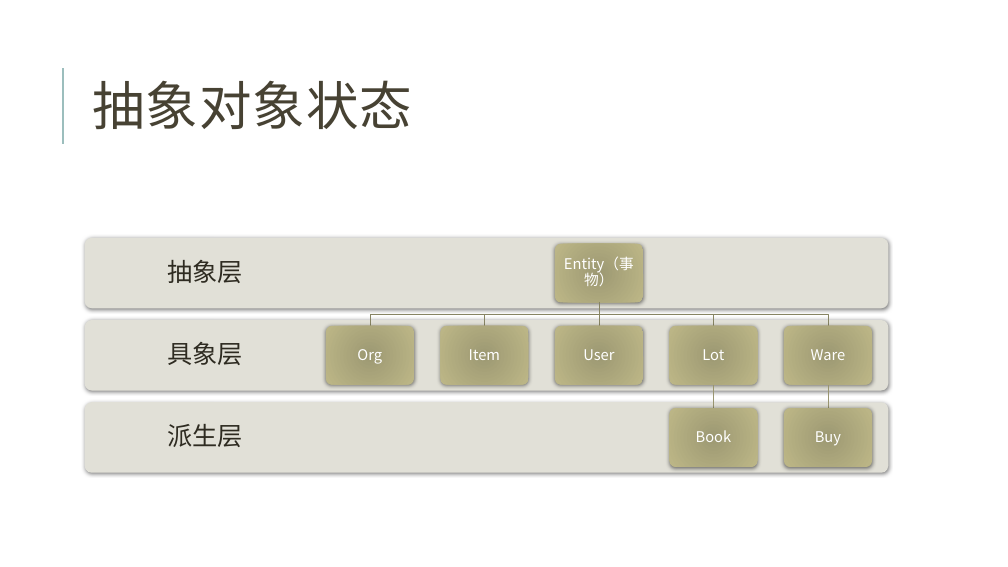
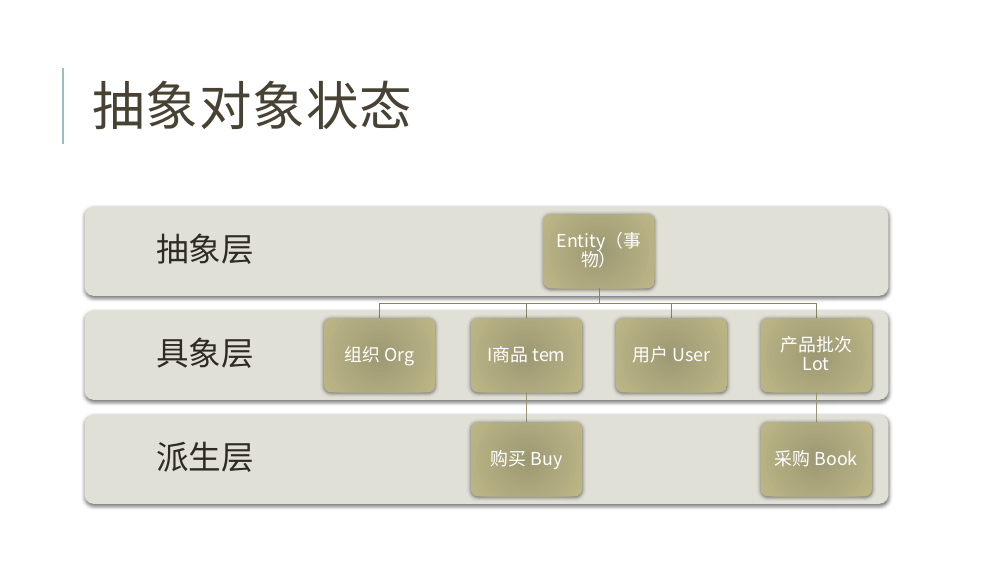
Before and after one commit to jzgi/chainsmart, a slide deck: slide 23 of Docs/品链供销平台.pptx. Drawn at 1008x567 pixels with LibreOffice and Linux fonts; fonts in the diff are those of the drawing. Boxes give left, top, right and bottom in pixels: in the first picture for what was removed or moved away, otherwise in the second. Text is boxed around its words. In the diff, an @@ line names an element or a change of style, - is before the commit and + after.

```diff
--- a/Docs/品链供销平台.pptx
+++ b/Docs/品链供销平台.pptx
@@ size 24 to 31 pt; more space between paragraphs in 3 elements at (x1=156, y1=337, x2=254, y2=368), (x1=156, y1=441, x2=254, y2=472), (x1=156, y1=233, x2=254, y2=264) @@
@@ text "抽象层" moved from (x1=167, y1=260, x2=243, y2=283) to (x1=156, y1=233, x2=254, y2=264) @@
@@ rounded rectangle resized from (x1=85, y1=238, x2=889, y2=309) to (x1=85, y1=206, x2=889, y2=296) @@
@@ rounded rectangle resized from (x1=555, y1=243, x2=644, y2=302) to (x1=544, y1=214, x2=655, y2=288) @@
@@ text "Entity（事物）" moved from (x1=564, y1=256, x2=634, y2=286) to (x1=556, y1=232, x2=641, y2=268) @@
@@ text "Entity（事物）" at (x1=556, y1=232, x2=641, y2=268): size 14 to 17 pt; more space between paragraphs @@
@@ freeform shape resized from (x1=370, y1=302, x2=599, y2=326) to (x1=380, y1=289, x2=599, y2=318) @@
@@ freeform shape resized from (x1=485, y1=302, x2=599, y2=326) to (x1=526, y1=289, x2=599, y2=318) @@
@@ freeform shape resized from (x1=599, y1=302, x2=828, y2=326) to (x1=599, y1=289, x2=816, y2=318) @@
@@ freeform shape resized from (x1=599, y1=302, x2=713, y2=326) to (x1=599, y1=289, x2=671, y2=318) @@
@@ text "具象层" moved from (x1=167, y1=342, x2=243, y2=365) to (x1=156, y1=337, x2=254, y2=368) @@
@@ rounded rectangle resized from (x1=85, y1=320, x2=889, y2=390) to (x1=85, y1=311, x2=889, y2=400) @@
@@ rounded rectangle resized from (x1=326, y1=326, x2=414, y2=385) to (x1=324, y1=318, x2=436, y2=392) @@
@@ rounded rectangle resized from (x1=441, y1=326, x2=529, y2=385) to (x1=471, y1=318, x2=582, y2=392) @@
@@ rounded rectangle resized from (x1=670, y1=326, x2=758, y2=385) to (x1=616, y1=318, x2=727, y2=392) @@
@@ rounded rectangle resized from (x1=784, y1=326, x2=873, y2=385) to (x1=761, y1=318, x2=872, y2=392) @@
@@ text at (x1=345, y1=346, x2=415, y2=366): text changed; size 14 to 17 pt @@
-Org
+组织 Org
@@ text added at (x1=488, y1=346, x2=566, y2=363), 17 pt, text #FFFFFF @@
+I商品 tem
@@ text at (x1=632, y1=346, x2=710, y2=362): text changed; size 14 to 17 pt @@
-User
+用户 User
@@ text added at (x1=780, y1=336, x2=851, y2=370), 17 pt, text #FFFFFF @@
+产品批次 Lot
@@ text "派生层" moved from (x1=167, y1=424, x2=243, y2=447) to (x1=156, y1=441, x2=254, y2=472) @@
@@ rounded rectangle resized from (x1=85, y1=402, x2=889, y2=473) to (x1=85, y1=415, x2=889, y2=504) @@
@@ freeform shape resized from (x1=710, y1=385, x2=718, y2=408) to (x1=523, y1=392, x2=530, y2=422) @@
@@ freeform shape resized from (x1=824, y1=385, x2=832, y2=408) to (x1=813, y1=392, x2=820, y2=422) @@
@@ rounded rectangle resized from (x1=670, y1=408, x2=758, y2=467) to (x1=471, y1=422, x2=582, y2=496) @@
@@ rounded rectangle resized from (x1=784, y1=408, x2=873, y2=467) to (x1=761, y1=422, x2=872, y2=496) @@
@@ group removed at (x1=469, y1=302, x2=846, y2=446): 4 texts, 1 freeform shape, 1 rounded rectangle @@
-Item
-Lot
-Ware
-Buy
@@ text added at (x1=491, y1=450, x2=562, y2=469), 17 pt, text #FFFFFF @@
+购买 Buy
@@ text at (x1=775, y1=450, x2=858, y2=467): text changed; size 14 to 17 pt @@
-Book
+采购 Book
```
Also in this commit, not shown: 1 other slide changed, 21 other files.
